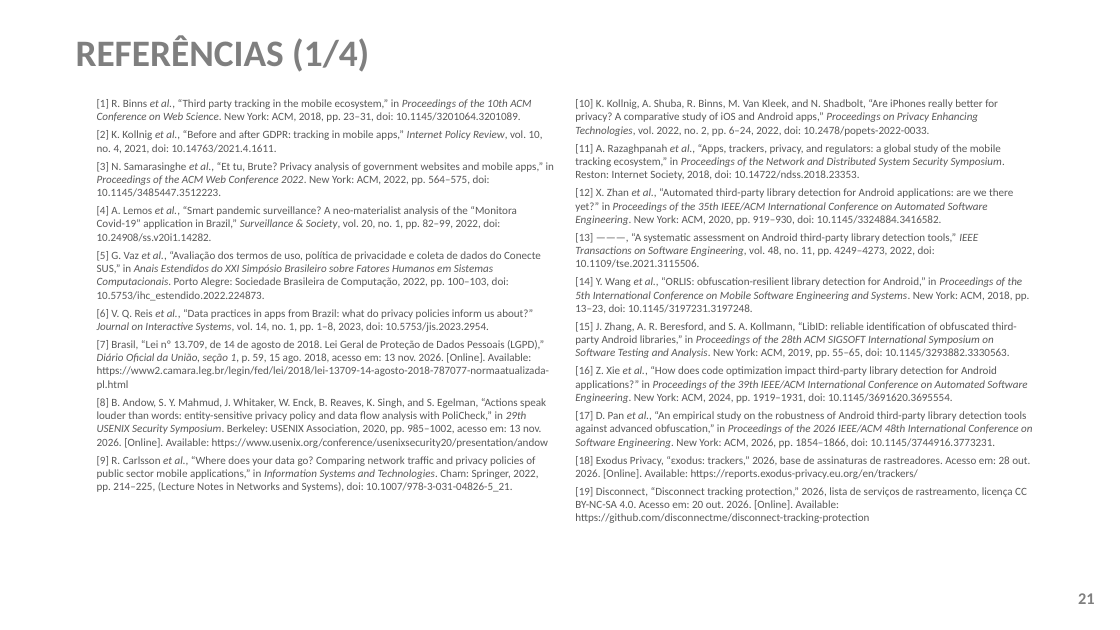
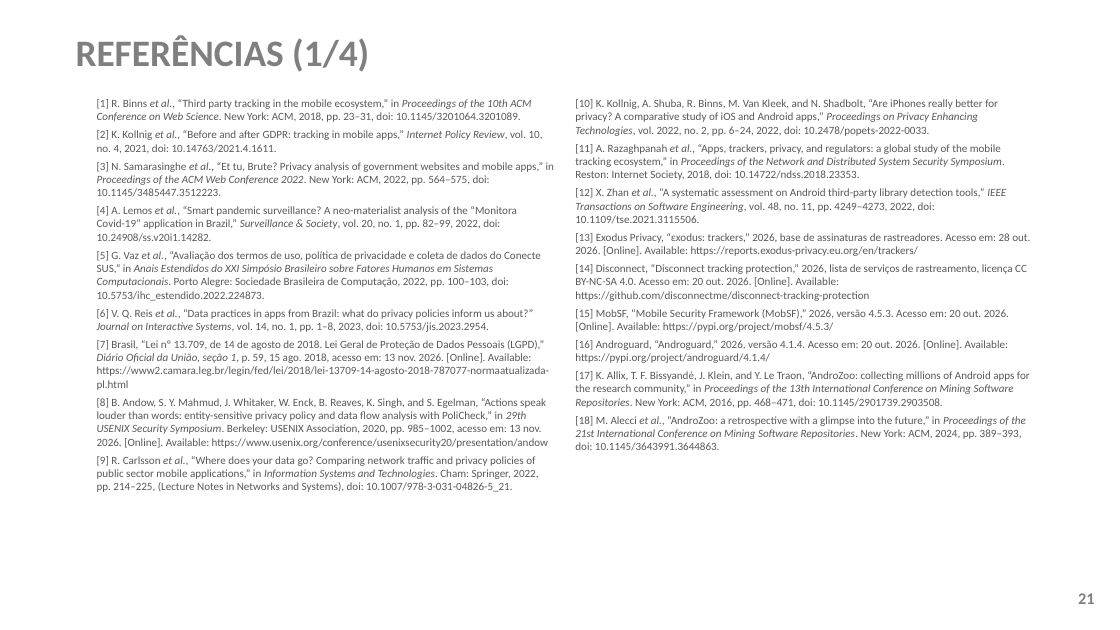
Before and after one commit to ClaudioAMF1/TCC, a slide deck: slide 21 of tcc/apresentacao/apresentacao-defesa-final.pptx. Drawn at 1120x630 pixels with LibreOffice and Linux fonts; fonts in the diff are those of the drawing; background and template pictures are left out. Boxes give left, top, right and bottom in pixels: in the first picture for what was removed or moved away, otherwise in the second. Text is boxed around its words. In the diff, an @@ line names an element or a change of style, - is before the commit and + after.

```diff
--- a/tcc/apresentacao/apresentacao-defesa-final.pptx
+++ b/tcc/apresentacao/apresentacao-defesa-final.pptx
@@ text at (575,188,1030,451): text changed @@
-[12] X. Zhan et al., “Automated third-party library detection for Android applications: are we there yet?” in Proceedings of the 35th IEEE/ACM International Conference on Automated Software Engineering. New York: ACM, 2020, pp. 919–930, doi: 10.1145/3324884.3416582.
-[13] ———, “A systematic assessment on Android third-party library detection tools,” IEEE Transactions on Software Engineering, vol. 48, no. 11, pp. 4249–4273, 2022, doi: 10.1109/tse.2021.3115506.
-[14] Y. Wang et al., “ORLIS: obfuscation-resilient library detection for Android,” in Proceedings of the 5th International Conference on Mobile Software Engineering and Systems. New York: ACM, 2018, pp. 13–23, doi: 10.1145/3197231.3197248.
-[15] J. Zhang, A. R. Beresford, and S. A. Kollmann, “LibID: reliable identification of obfuscated third-party Android libraries,” in Proceedings of the 28th ACM SIGSOFT International Symposium on Software Testing and Analysis. New York: ACM, 2019, pp. 55–65, doi: 10.1145/3293882.3330563.
-[16] Z. Xie et al., “How does code optimization impact third-party library detection for Android applications?” in Proceedings of the 39th IEEE/ACM International Conference on Automated Software Engineering. New York: ACM, 2024, pp. 1919–1931, doi: 10.1145/3691620.3695554.
-[17] D. Pan et al., “An empirical study on the robustness of Android third-party library detection tools against advanced obfuscation,” in Proceedings of the 2026 IEEE/ACM 48th International Conference on Software Engineering. New York: ACM, 2026, pp. 1854–1866, doi: 10.1145/3744916.3773231.
-[18] Exodus Privacy, “εxodus: trackers,” 2026, base de assinaturas de rastreadores. Acesso em: 28 out. 2026. [Online]. Available: https://reports.exodus-privacy.eu.org/en/trackers/
-[19] Disconnect, “Disconnect tracking protection,” 2026, lista de serviços de rastreamento, licença CC BY-NC-SA 4.0. Acesso em: 20 out. 2026. [Online]. Available: https://github.com/disconnectme/disconnect-tracking-protection
+[12] X. Zhan et al., “A systematic assessment on Android third-party library detection tools,” IEEE Transactions on Software Engineering, vol. 48, no. 11, pp. 4249–4273, 2022, doi: 10.1109/tse.2021.3115506.
+[13] Exodus Privacy, “εxodus: trackers,” 2026, base de assinaturas de rastreadores. Acesso em: 28 out. 2026. [Online]. Available: https://reports.exodus-privacy.eu.org/en/trackers/
+[14] Disconnect, “Disconnect tracking protection,” 2026, lista de serviços de rastreamento, licença CC BY-NC-SA 4.0. Acesso em: 20 out. 2026. [Online]. Available: https://github.com/disconnectme/disconnect-tracking-protection
+[15] MobSF, “Mobile Security Framework (MobSF),” 2026, versão 4.5.3. Acesso em: 20 out. 2026. [Online]. Available: https://pypi.org/project/mobsf/4.5.3/
+[16] Androguard, “Androguard,” 2026, versão 4.1.4. Acesso em: 20 out. 2026. [Online]. Available: https://pypi.org/project/androguard/4.1.4/
+[17] K. Allix, T. F. Bissyandé, J. Klein, and Y. Le Traon, “AndroZoo: collecting millions of Android apps for the research community,” in Proceedings of the 13th International Conference on Mining Software Repositories. New York: ACM, 2016, pp. 468–471, doi: 10.1145/2901739.2903508.
+[18] M. Alecci et al., “AndroZoo: a retrospective with a glimpse into the future,” in Proceedings of the 21st International Conference on Mining Software Repositories. New York: ACM, 2024, pp. 389–393, doi: 10.1145/3643991.3644863.
```
Also in this commit, not shown: 8 other slides changed, 4 other files.
